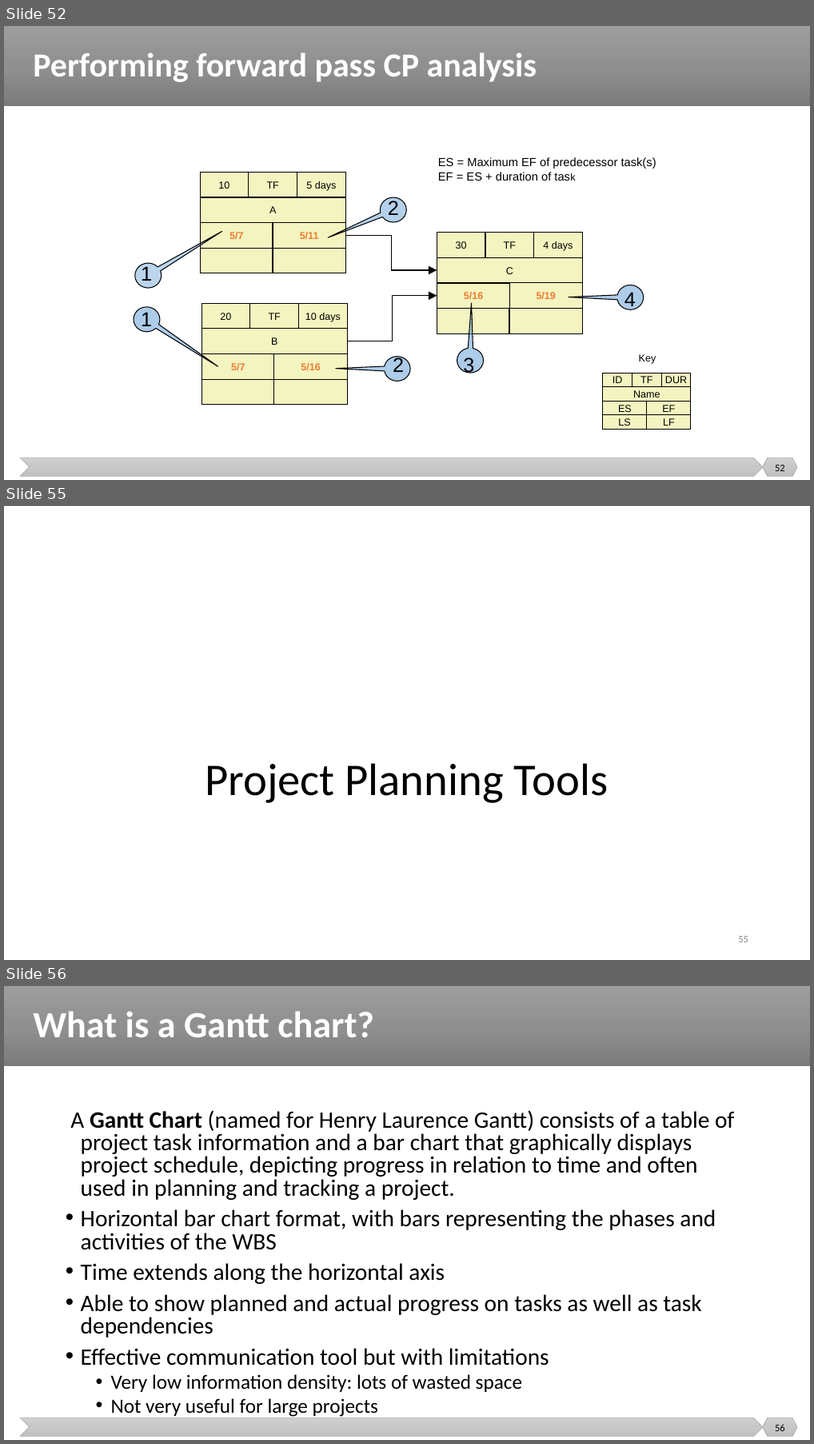
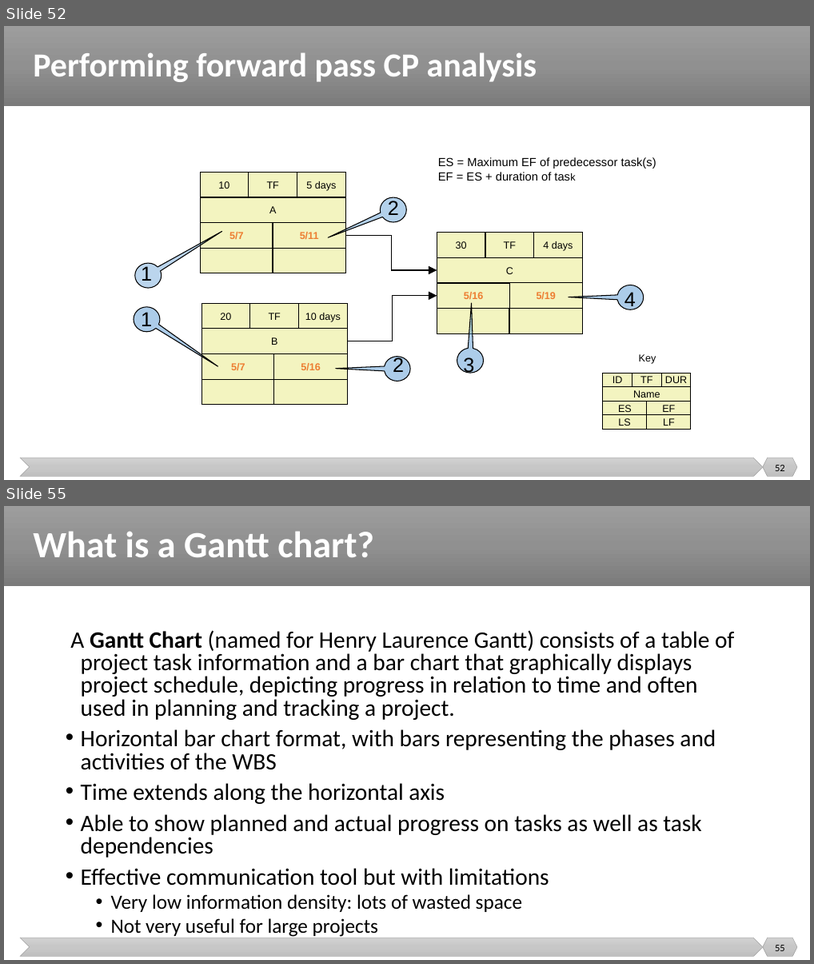
Before and after one commit to malenezi/malenezi, a slide deck: SE423/Lectures/6-Planning/Scheduling and Tracking.pptx. Shown one above the other, each under a label of ours: slides 52, 55 and 56 before the commit, slides 52 and 55 after it; the slides between them are not shown. The pictures are 814x1444 and 814x964 pixels, drawn with LibreOffice and Linux fonts; fonts in the diff are those of the drawing. Boxes give left, top, right and bottom in pixels: in the first picture for what was removed or moved away, otherwise in the second. Text is boxed around its words. In the diff, an @@ line names an element or a change of style, - is before the commit and + after.

```diff
--- a/SE423/Lectures/6-Planning/Scheduling and Tracking.pptx
+++ b/SE423/Lectures/6-Planning/Scheduling and Tracking.pptx
@@ slide 55 removed at box(4, 506, 810, 960), background #FFFFFF @@
@@ title removed at box(205, 763, 608, 803) @@
-Project Planning Tools
@@ page number removed at box(738, 936, 749, 942) @@
-55
@@ what was slide 56 is now slide 55 @@
@@ page number at box(775, 944, 786, 951): text changed @@
-56
+55
```
Also in this commit, not shown: 8 slides changed.
